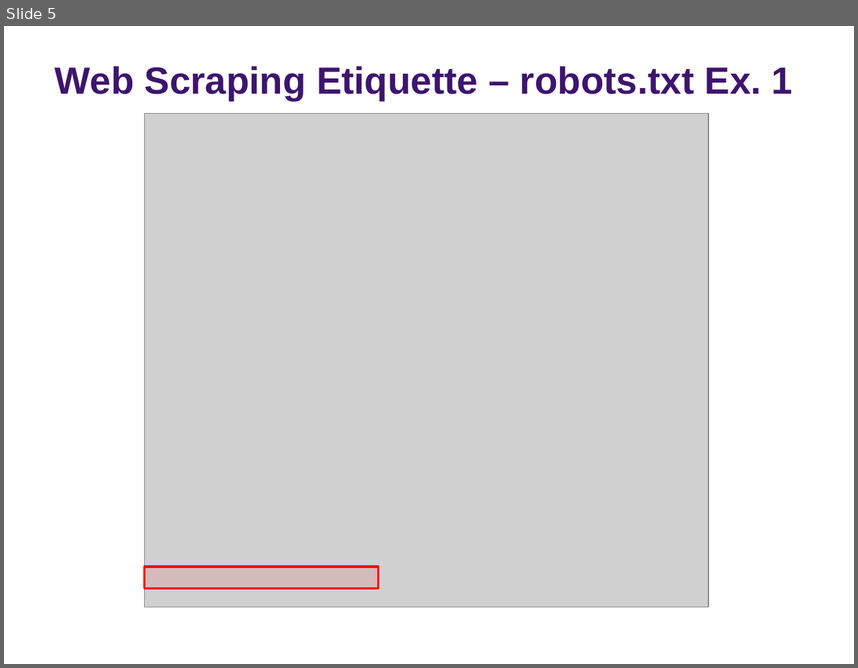
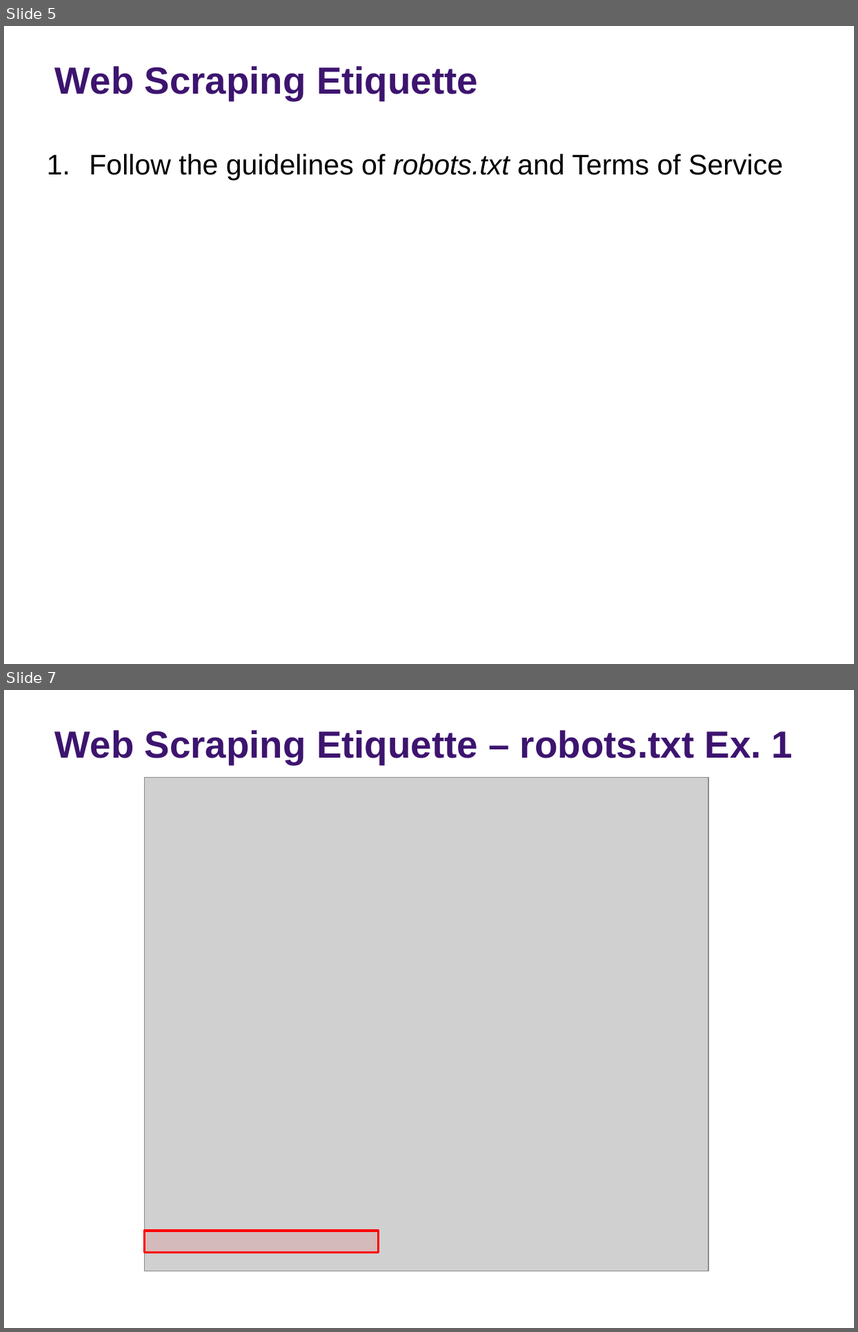
Before and after one commit to rs-kellogg/fellows_workshop, a slide deck: 2-harvest/Web_Harvesting.pptx. Shown one above the other, each under a label of ours: slide 5 before the commit, slides 5 and 7 after it; the slides between them are not shown. The pictures are 858x668 and 858x1332 pixels, drawn with LibreOffice and Linux fonts; fonts in the diff are those of the drawing; grey boxes stand for pictures; background and template pictures are left out. Boxes give left, top, right and bottom in pixels: in the first picture for what was removed or moved away, otherwise in the second. Text is boxed around its words. In the diff, an @@ line names an element or a change of style, - is before the commit and + after.

```diff
--- a/2-harvest/Web_Harvesting.pptx
+++ b/2-harvest/Web_Harvesting.pptx
@@ slide 5 added at (4,26,854,664), background picture (left out) @@
@@ title added at (55,66,478,101), 32 pt, text #3D146F, bold @@
+Web Scraping Etiquette
@@ text added at (89,154,783,181), 24 pt, text #000000 @@
+1. Follow the guidelines of robots.txt and Terms of Service
@@ page number added at (811,631,851,664), 10 pt, text #FFFFFF @@
+5
@@ what was slide 5 is now slide 7 @@
```
Also in this commit, not shown: 11 slides changed, 3 other slides added.
